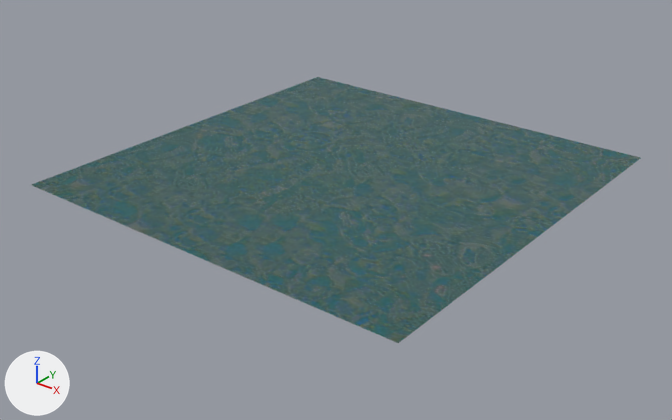
Two versions of the Blender file Project/blenderFiles/Water/pond.blend, one commit apart.
One viewpoint serves both versions: a camera (50 mm lens) standing at (11.52, -14.75, 8.11) and looking at (0.06, -0.43, -0.77). The lights are fixed; the arrows at lower left show +X, +Y and +Z.
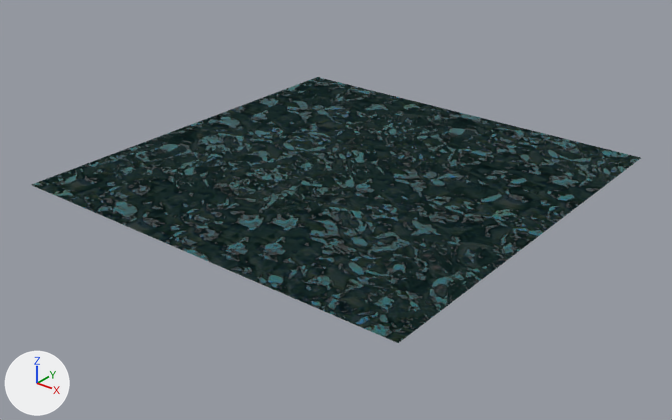
What differs and where, as boxes [x1, y1, x2, y2] in the pictures (672 x 420 px):
'Plane', recoloured (cyan to black)
    both: [32, 77, 641, 343]

The change, as a diff of the scene's bpy script:
```diff
--- a/Project/blenderFiles/Water/pond.blend.py
+++ b/Project/blenderFiles/Water/pond.blend.py
@@ mat_material_001 @@
 n4.image = img_water_normal_png_001
+n5 = _N.new('ShaderNodeNormalMap'); n5.name = 'Normal Map'
 _L.new(n0.outputs[0], n1.inputs[0])  # 'BSDF' to 'Surface'
@@ mat_material_001 @@
 n4 = _N.new('ShaderNodeTexImage'); n4.name = 'Image Texture.003'
 n0 = _N.new('ShaderNodeBsdfPrincipled'); n0.name = 'Principled BSDF'
 _L.new(n3.outputs[0], n0.inputs[13])  # 'Color' to 'Specular IOR Level'
-_L.new(n4.outputs[0], n0.inputs[5])  # 'Color' to 'Normal'
+_L.new(n4.outputs[0], n5.inputs[1])  # 'Color' to 'Color'
+_L.new(n5.outputs[0], n0.inputs[5])  # 'Normal' to 'Normal'
```
